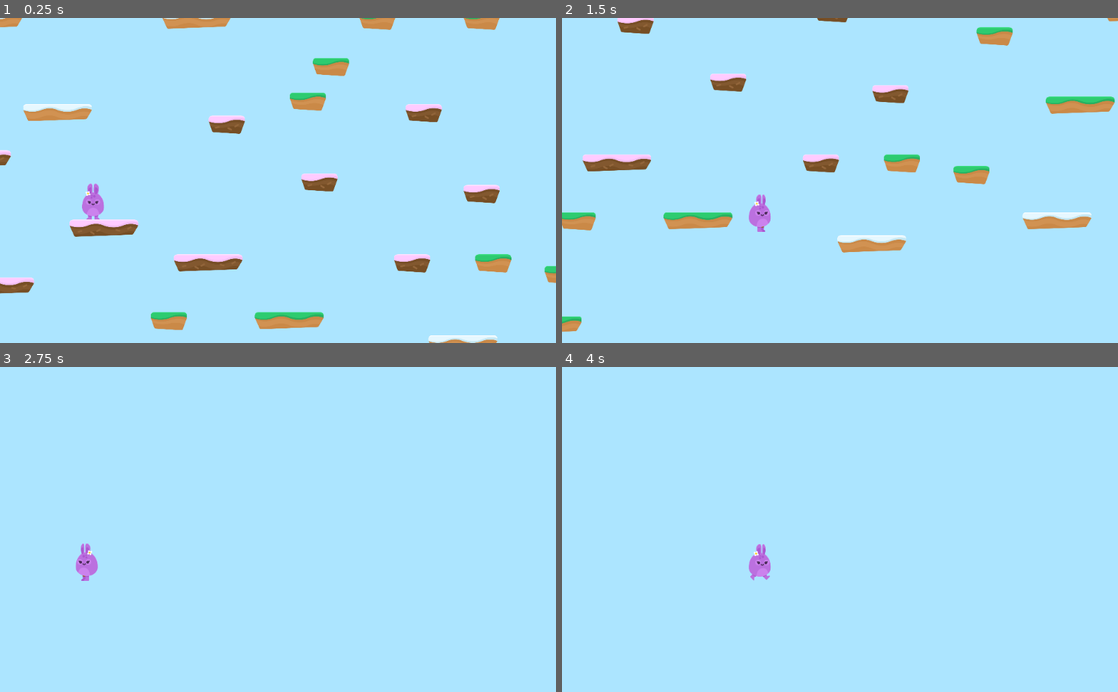
Above: before the commit, frames 1-4 (two rows, left to right).
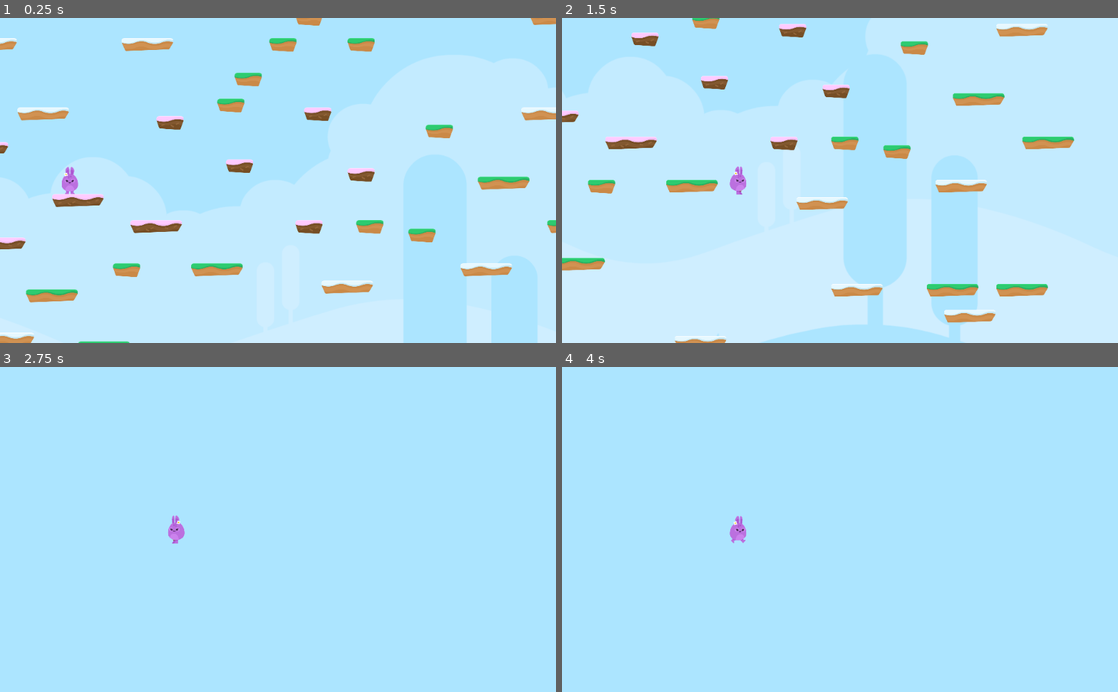
Above: after the commit, the same moments.

Repository: sandoche/Godot-learning-udemy
Game: Godot game, scene res://Levels/Level1.tscn
Same seed, same stepped clock (60 frames per second), same inputs: the game is played once before the commit and once after it.
Inputs:
- Up to frame 1 (0.25 s): no input
- Up to frame 2 (1.5 s): hold D (right) from 0.53 s (still down); tap Z (jump) at 0.77 s
- Up to frame 3 (2.75 s): tap Z (jump) at 1.52 s; release D (right) at 2.03 s; hold Q (left) from 2.03 s (still down)
- Up to frame 4 (4 s): tap Enter at 2.75 s; release Q (left) at 2.78 s; hold D (right) from 2.78 s (still down); tap Z (jump) at 3.02, 3.77 s

The runs differ from the first frame. In frame 1, 17% of the frame differs, in the area x 0-100%, y 0-100%; in frame 2, 39%; in frame 3, 0.5%; in frame 4, 0.5%.

Commit message:
:sparkles: Adding parallax

Diff:
--- a/HoppyDays/Levels/Level1.tscn
+++ b/HoppyDays/Levels/Level1.tscn
@@ -12,4 +12,4 @@
 tile_set = ExtResource( 2 )
 collision_layer = 2
 format = 1
-tile_data = PoolIntArray( -1245174, 6, 0, -1245125, 6, 0, -1 …(601 unchanged characters)… 2, 6, 0, 1572873, 2, 0, 1769513, 6, 0, 1966134, 6, 0, 2162711, 6, 0, 2228274, 6, 0, 2359354, 6, 0, 2752571, 6, 0, 2818082, 6, 0 )
+tile_data = PoolIntArray( -1245174, 6, 0, -1245125, 6, 0, -1 …(601 unchanged characters)… 2, 6, 0, 1572873, 2, 0, 1769513, 6, 0, 1769524, 2, 0, 1769532, 2, 0, 1966134, 6, 0, 2162711, 6, 0, 2228274, 6, 0, 2359354, 6, 0, 2752571, 6, 0, 2818082, 6, 0 )
--- a/HoppyDays/Player/Player.tscn
+++ b/HoppyDays/Player/Player.tscn
@@ -1,8 +1,11 @@
-[gd_scene load_steps=5 format=2]
+[gd_scene load_steps=8 format=2]
 
 [ext_resource path="res://Player/PlayerAnimation.tscn" type="PackedScene" id=1]
 [ext_resource path="res://Player/Player.gd" type="Script" id=2]
 [ext_resource path="res://GFX/Background/bg_layer1.png" type="Texture" id=3]
+[ext_resource path="res://GFX/Background/bg_layer2.png" type="Texture" id=4]
+[ext_resource path="res://GFX/Background/bg_layer3.png" type="Texture" id=5]
+[ext_resource path="res://GFX/Background/bg_layer4.png" type="Texture" id=6]
 
 [sub_resource type="CapsuleShape2D" id=1]
 radius = 61.6981
@@ -25,12 +28,11 @@
 [node name="Camera2D" type="Camera2D" parent="."]
 position = Vector2( 750, 0 )
 current = true
-zoom = Vector2( 3, 3 )
+zoom = Vector2( 4, 4 )
 limit_left = 0
-drag_margin_h_enabled = true
-drag_margin_v_enabled = true
 
 [node name="ParallaxBackground" type="ParallaxBackground" parent="Camera2D"]
+scroll_base_scale = Vector2( 0.7, 0.3 )
 scroll_ignore_camera_zoom = true
 
 [node name="ParallaxLayer" type="ParallaxLayer" parent="Camera2D/ParallaxBackground"]
@@ -44,4 +46,40 @@
 "_edit_use_anchors_": false
 }
 
+[node name="ParallaxLayer2" type="ParallaxLayer" parent="Camera2D/ParallaxBackground"]
+motion_scale = Vector2( 0.1, 1 )
+motion_mirroring = Vector2( 2048, 0 )
+
+[node name="TextureRect" type="TextureRect" parent="Camera2D/ParallaxBackground/ParallaxLayer2"]
+margin_right = 40.0
+margin_bottom = 40.0
+texture = ExtResource( 4 )
+__meta__ = {
+"_edit_use_anchors_": false
+}
+
+[node name="ParallaxLayer3" type="ParallaxLayer" parent="Camera2D/ParallaxBackground"]
+motion_scale = Vector2( 0.25, 1 )
+motion_mirroring = Vector2( 2048, 0 )
+
+[node name="TextureRect" type="TextureRect" parent="Camera2D/ParallaxBackground/ParallaxLayer3"]
+margin_right = 40.0
+margin_bottom = 40.0
+texture = ExtResource( 5 )
+__meta__ = {
+"_edit_use_anchors_": false
+}
+
+[node name="ParallaxLayer4" type="ParallaxLayer" parent="Camera2D/ParallaxBackground"]
+motion_scale = Vector2( 0.5, 1 )
+motion_mirroring = Vector2( 2048, 0 )
+
+[node name="TextureRect" type="TextureRect" parent="Camera2D/ParallaxBackground/ParallaxLayer4"]
+margin_right = 40.0
+margin_bottom = 40.0
+texture = ExtResource( 6 )
+__meta__ = {
+"_edit_use_anchors_": false
+}
+
 [connection signal="animate" from="." to="PlayerAnimation" method="_on_Player_animate"]
